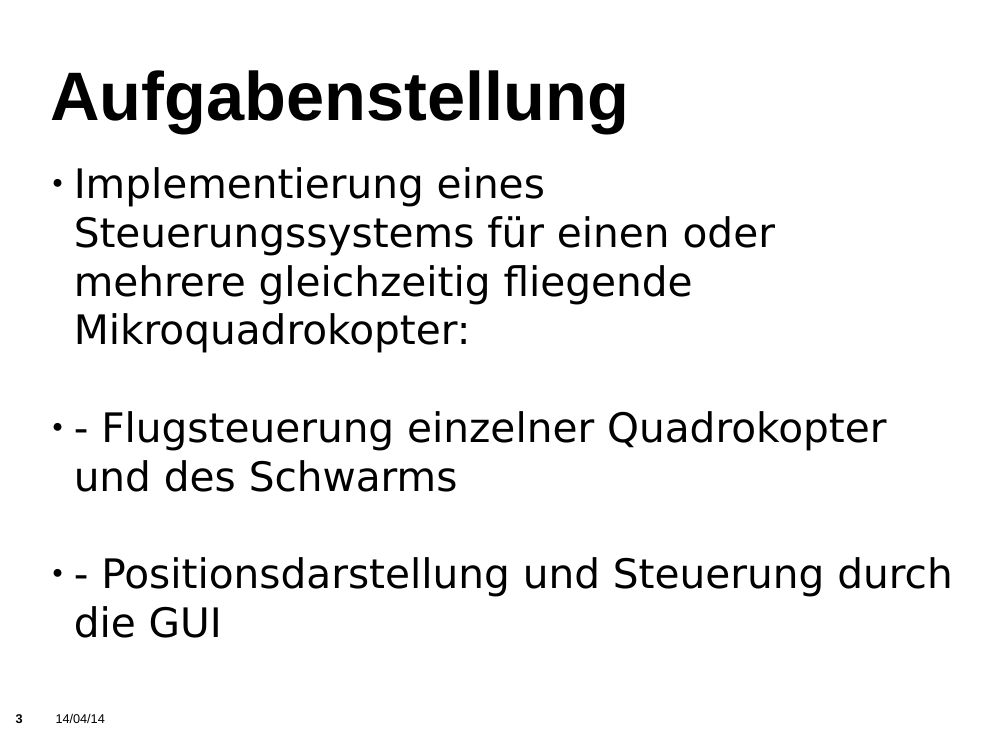
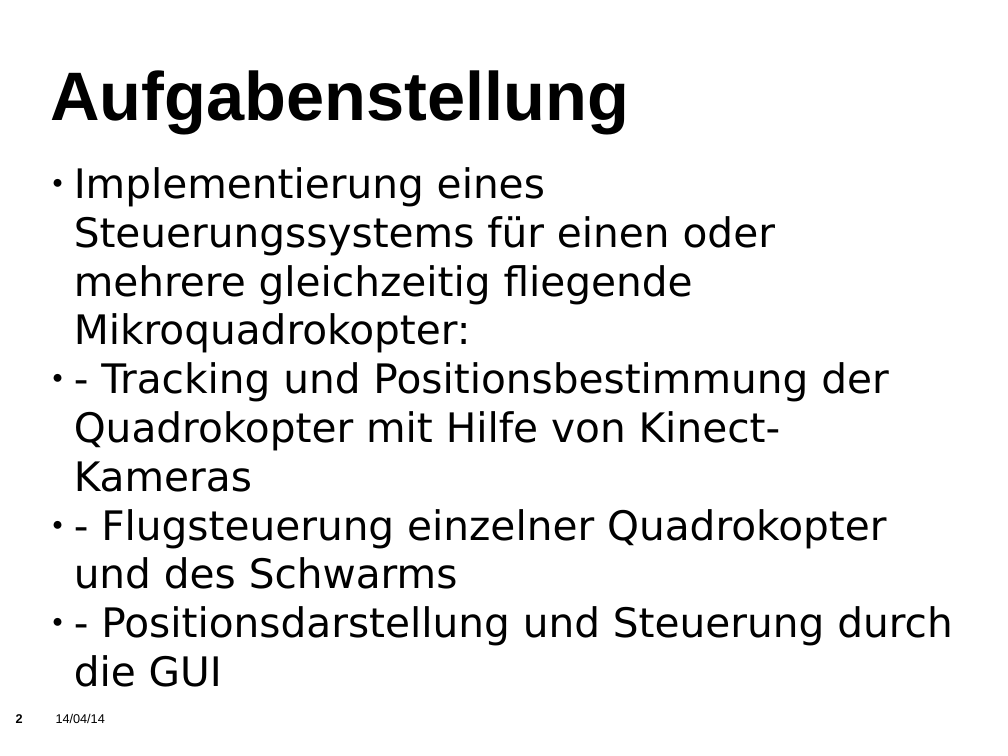
Before and after one commit to KITrokopter/Presentation, a slide deck: slide 2 of PresentationInTotal v0.1.odp (slide 3 before the commit). Drawn at 1008x756 pixels with LibreOffice and Linux fonts; fonts in the diff are those of the drawing; background and template pictures are left out. Boxes give left, top, right and bottom in pixels: in the first picture for what was removed or moved away, otherwise in the second. Text is boxed around its words. In the diff, an @@ line names an element or a change of style, - is before the commit and + after.

```diff
--- a/PresentationInTotal v0.1.odp
+++ b/PresentationInTotal v0.1.odp
@@ text at [74,362,889,492]: paragraph added @@
+● - Tracking und Positionsbestimmung der Quadrokopter mit Hilfe von Kinect-Kameras
```
Also in this commit, not shown: 3 other slides changed, 1 slide removed.
